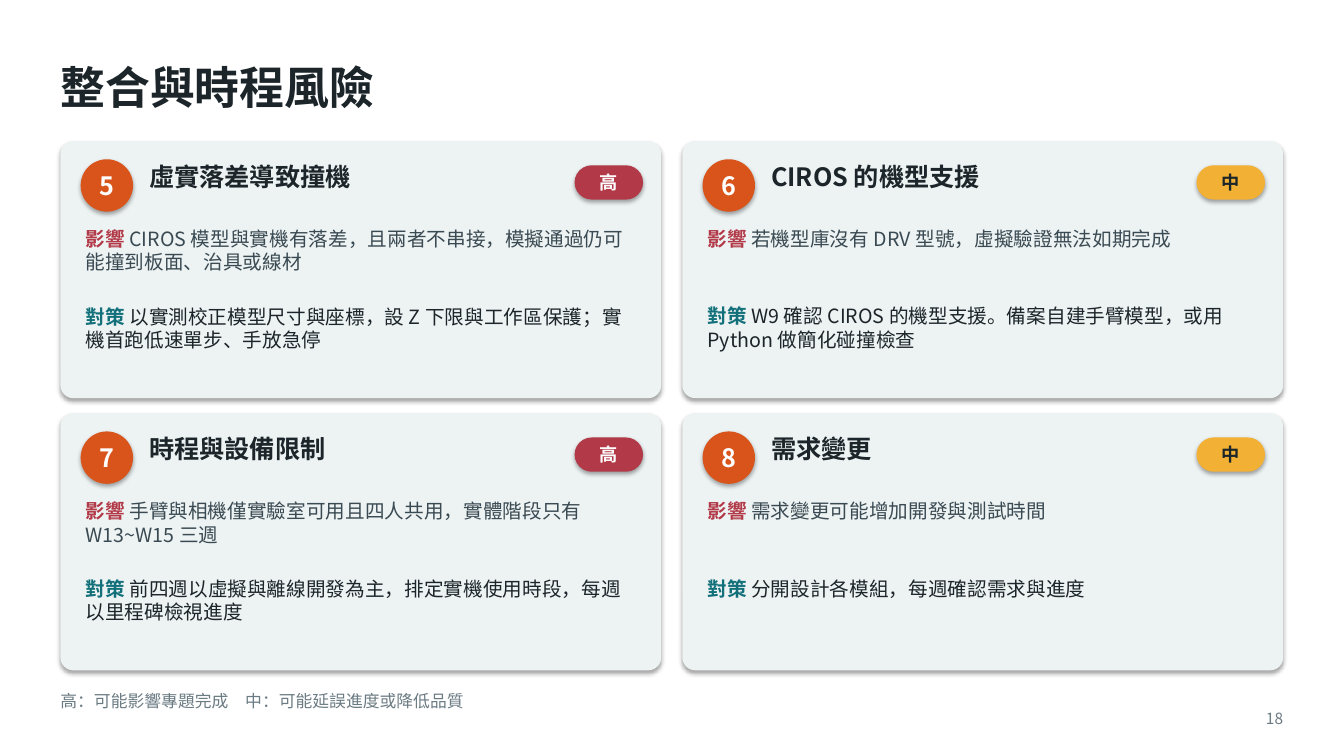
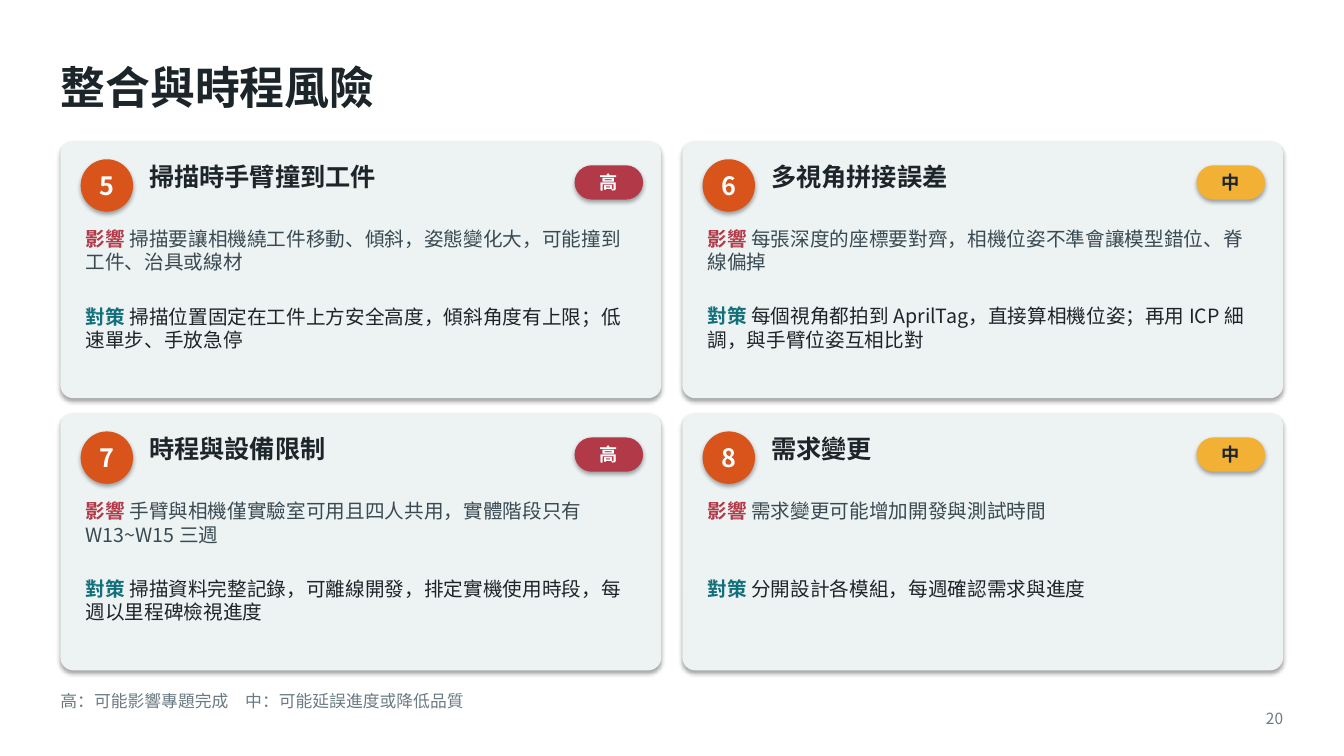
Before and after one commit to Rayyang800/PBL-path-planning, a slide deck: slide 20 of PBL專題規劃報告_三種工件版.pptx (slide 18 before the commit). Drawn at 1344x756 pixels with LibreOffice and Linux fonts; fonts in the diff are those of the drawing. Boxes give left, top, right and bottom in pixels: in the first picture for what was removed or moved away, otherwise in the second. Text is boxed around its words. In the diff, an @@ line names an element or a change of style, - is before the commit and + after.

```diff
--- a/PBL專題規劃報告_三種工件版.pptx
+++ b/PBL專題規劃報告_三種工件版.pptx
@@ text at [149,164,376,189]: text changed @@
-虛實落差導致撞機
+掃描時手臂撞到工件
@@ text at [771,164,947,188]: text changed @@
-CIROS 的機型支援
+多視角拼接誤差
@@ text at [86,229,620,271]: text changed @@
-影響 CIROS 模型與實機有落差，且兩者不串接，模擬通過仍可能撞到板面、治具或線材
+影響 掃描要讓相機繞工件移動、傾斜，姿態變化大，可能撞到工件、治具或線材
@@ text at [708,229,1242,271]: text changed @@
-影響 若機型庫沒有 DRV 型號，虛擬驗證無法如期完成
+影響 每張深度的座標要對齊，相機位姿不準會讓模型錯位、脊線偏掉
@@ text at [86,307,620,349]: text changed @@
-對策 以實測校正模型尺寸與座標，設 Z 下限與工作區保護；實機首跑低速單步、手放急停
+對策 掃描位置固定在工件上方安全高度，傾斜角度有上限；低速單步、手放急停
@@ text at [708,306,1244,349]: text changed @@
-對策 W9 確認 CIROS 的機型支援。備案自建手臂模型，或用 Python 做簡化碰撞檢查
+對策 每個視角都拍到 AprilTag，直接算相機位姿；再用 ICP 細調，與手臂位姿互相比對
@@ text at [86,579,620,621]: text changed @@
-對策 前四週以虛擬與離線開發為主，排定實機使用時段，每週以里程碑檢視進度
+對策 掃描資料完整記錄，可離線開發，排定實機使用時段，每週以里程碑檢視進度
@@ page number at [1266,712,1283,724]: text changed @@
-18
+20
```
Also in this commit, not shown: 13 other slides changed, 10 slides added, 1 slide removed, 16 other files.
